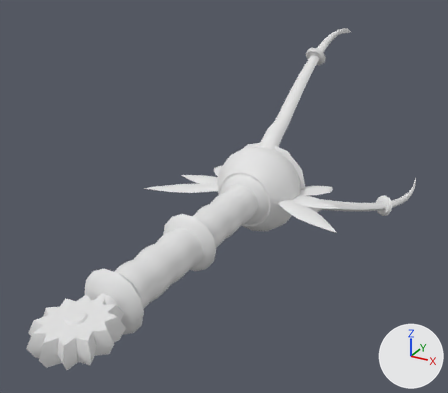
An edit to the glTF model godot/assets/waffen/modelle/leerenfassung/t5_3.glb, drawn before and after from the same camera.
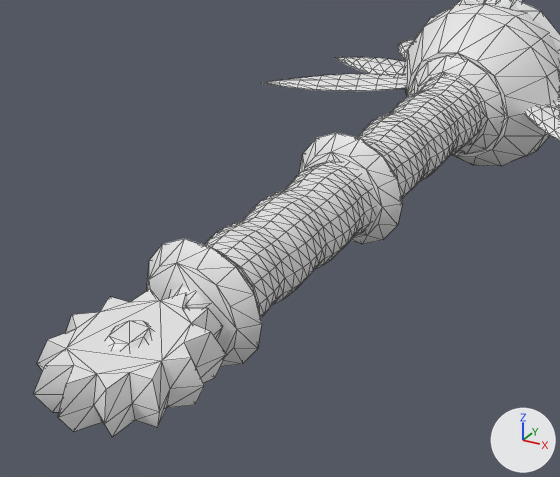
Each version appears first whole from a camera (50 mm lens) standing at (0.211, -0.35, 0.208) and looking at (-0.013, 0.058, 0.004), and next in a close-up on the part from 2% to 66% of the width and 37% to 100% of the height. Lighting does not change. The marker at lower right points along +X, +Y and +Z. The first two pictures are the older version. The close-ups show mesh edges as thin lines. Vertices at exactly the same position are counted once.

The older version as bpy lines, for what is in view:
```python
me_leerenfassung_t5_3 = bpy.data.meshes.new('leerenfassung_t5_3')
me_leerenfassung_t5_3.from_pydata(...)  # 1799 vertices, 3510 faces; spans x -0.094..0.094, y -0.166..0.32, z -0.056..0.109
# faces by material slot: [1200, 2182, 60, 68]
me_leerenfassung_t5_3.materials.append(mat_leder)  # white #e7e7e7
me_leerenfassung_t5_3.materials.append(mat_beschlag)  # white #e7e7e7
me_leerenfassung_t5_3.materials.append(mat_stein)  # white #e7e7e7
me_leerenfassung_t5_3.materials.append(mat_leucht)  # white #e7e7e7
ob_leerenfassung_t5_3 = bpy.data.objects.new('leerenfassung_t5_3', me_leerenfassung_t5_3)
ob_leerenfassung_t5_3.location = (0.0, 0.0, 0.0)
```
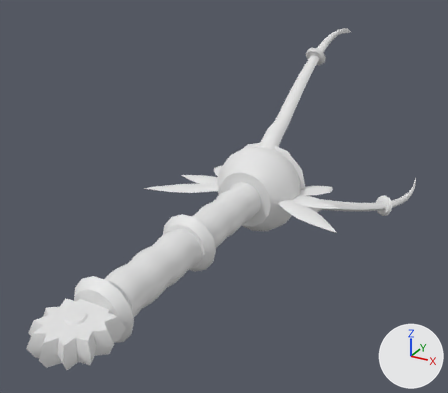
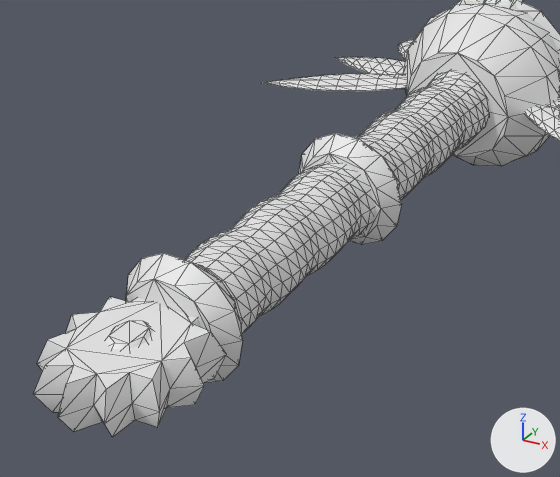
Changed parts and their boxes (x1, y1, x2, y2) in the close-ups (560 x 477 px; the box of a moved part takes in the faces that stretch with it):
part 1 of me_leerenfassung_t5_3, moved or reshaped: before (147, 239, 262, 367); after (126, 253, 243, 383)
part 2 of me_leerenfassung_t5_3, moved or reshaped (not visible afterwards): before (411, 56, 505, 154)
part 3 of me_leerenfassung_t5_3, moved or reshaped: before (204, 75, 483, 317); after (185, 71, 490, 334)

Patch to the scene script:
```diff
--- a/godot/assets/waffen/modelle/leerenfassung/t5_3.glb.py
+++ b/godot/assets/waffen/modelle/leerenfassung/t5_3.glb.py
@@ me_leerenfassung_t5_3 @@
 # used by ob_leerenfassung_t5_3; location = (0.0, 0.0, 0.0)
-me_leerenfassung_t5_3.from_pydata(...)  # 1799 vertices, 3510 faces; spans x -0.094..0.094, y -0.166..0.32, z -0.056..0.109
+me_leerenfassung_t5_3.from_pydata(...)  # 1815 vertices, 3538 faces; spans x -0.094..0.094, y -0.166..0.32, z -0.056..0.109
+# me_leerenfassung_t5_3 part 1: the loose piece of 42 vertices spanning x -0.022..0.022, y -0.11..-0.098, z -0.022..0.022 is moved by (0.0, -0.01, 0.0)
+# me_leerenfassung_t5_3 part 2: the loose piece of 42 vertices spanning x -0.022..0.022, y 0.062..0.074, z -0.022..0.022 is moved by (0.0, 0.009, 0.0)
+# me_leerenfassung_t5_3 part 3: 430 vertices moved from x -0.017..0.017, y -0.104..0.068, z -0.017..0.017 to x -0.017..0.017, y -0.105..0.072, z -0.017..0.017; 102 vertices removed from x -0.016..0.016, y -0.104..0.068, z -0.016..0.016; 102 vertices added at x -0.016..0.016, y -0.114..0.077, z -0.016..0.016
+# other edits to the shape of me_leerenfassung_t5_3 do not show in these pictures
 me_leerenfassung_t5_3.materials.append(mat_leder)
```
